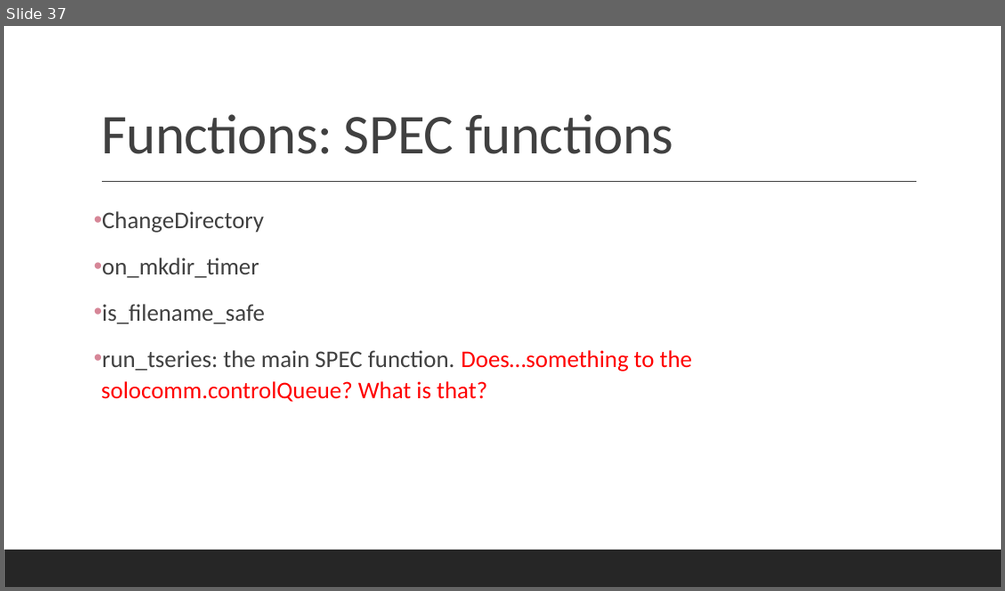
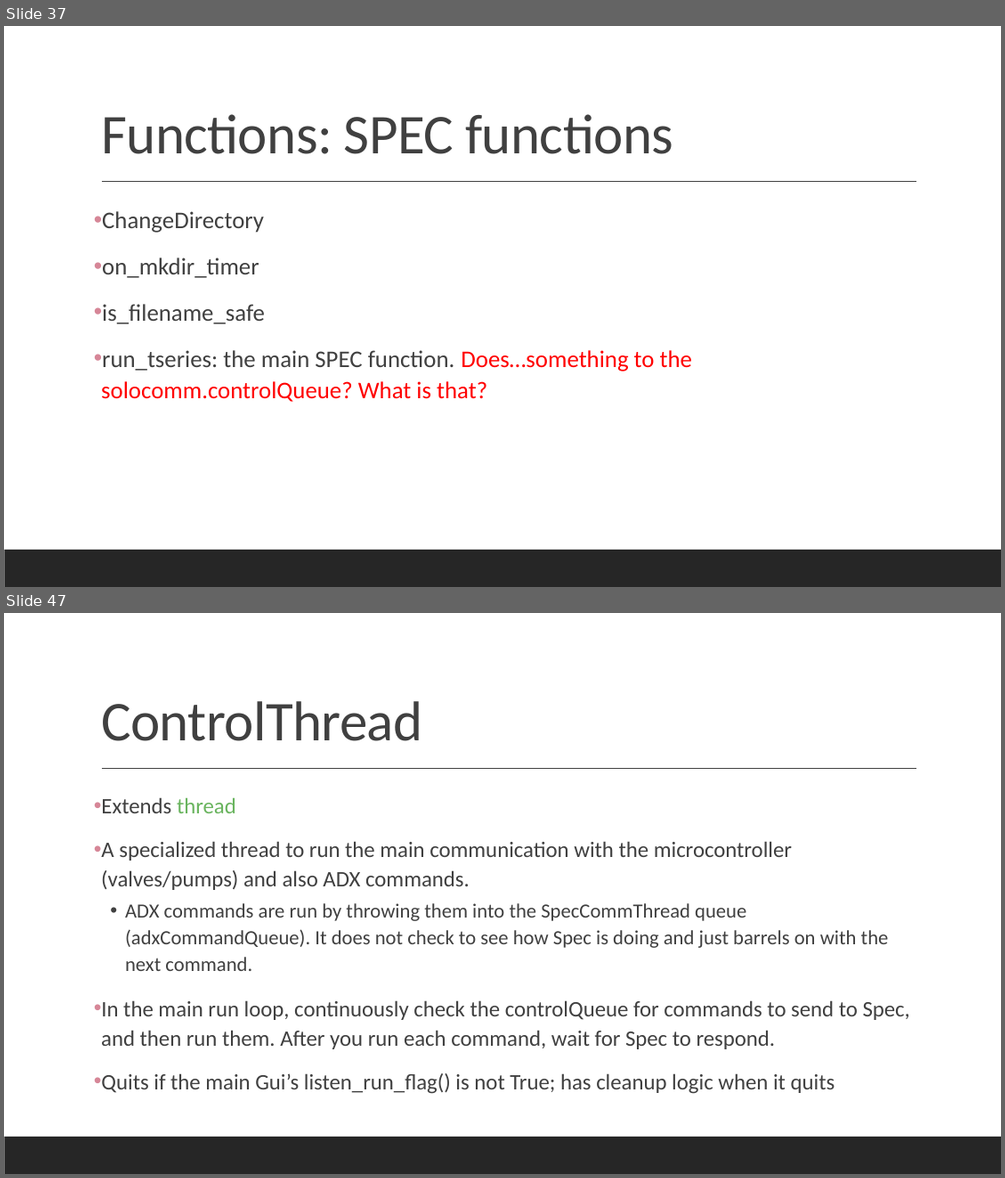
Before and after one commit to mathmauney/SAXSControl, a slide deck: Documentation.pptx. Shown one above the other, each under a label of ours: slide 37 before the commit, slides 37 and 47 after it; the slides between them are not shown. The pictures are 1005x591 and 1005x1178 pixels, drawn with LibreOffice and Linux fonts; fonts in the diff are those of the drawing. Boxes give left, top, right and bottom in pixels: in the first picture for what was removed or moved away, otherwise in the second. Text is boxed around its words. In the diff, an @@ line names an element or a change of style, - is before the commit and + after.

```diff
--- a/Documentation.pptx
+++ b/Documentation.pptx
@@ slide 47 added at (4,613,1001,1174), background #FFFFFF; not listed: 2 template elements that a slide beside it also shows @@
@@ title added at (101,701,422,741), 54 pt, text #404040 @@
+ControlThread
@@ text added at (101,797,910,1094), 21.3 pt, text #404040 @@
+• Extends thread
+• A specialized thread to run the main communication with the microcontroller (valves/pumps) and also ADX commands.
+  • ADX commands are run by throwing them into the SpecCommThread queue (adxCommandQueue). It does not check to see how Spec is doing and just barrels on with the next command.
+• In the main run loop, continuously check the controlQueue for commands to send to Spec, and then run them. After you run each command, wait for Spec to respond.
+• Quits if the main Gui’s listen_run_flag() is not True; has cleanup logic when it quits
```
Also in this commit, not shown: 1 slide changed, 15 other slides added, 1 slide removed, 2 other files.
